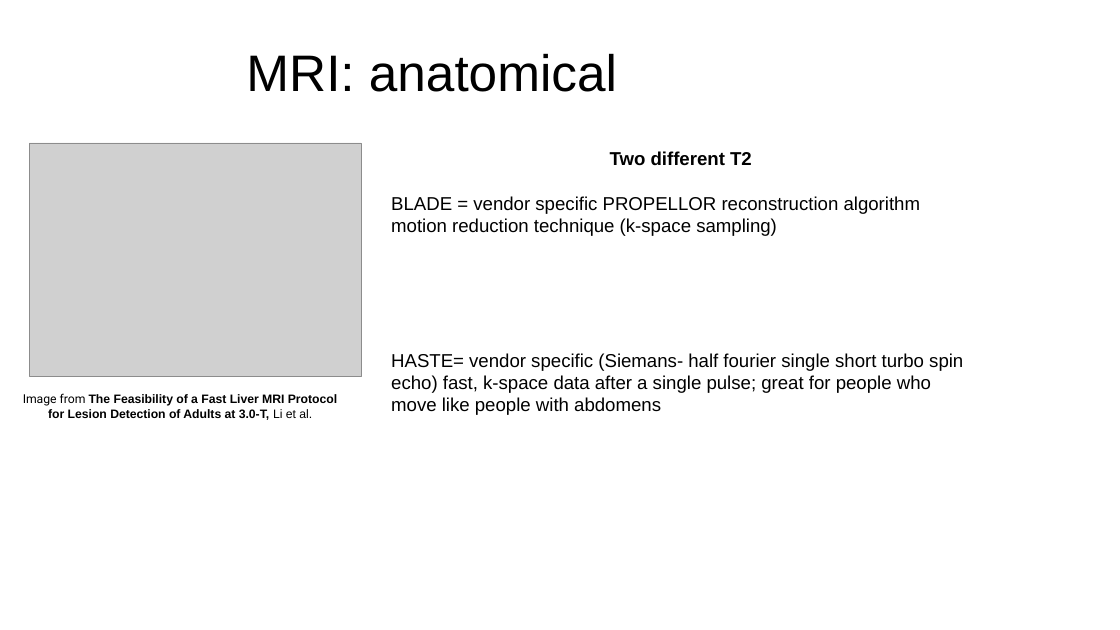
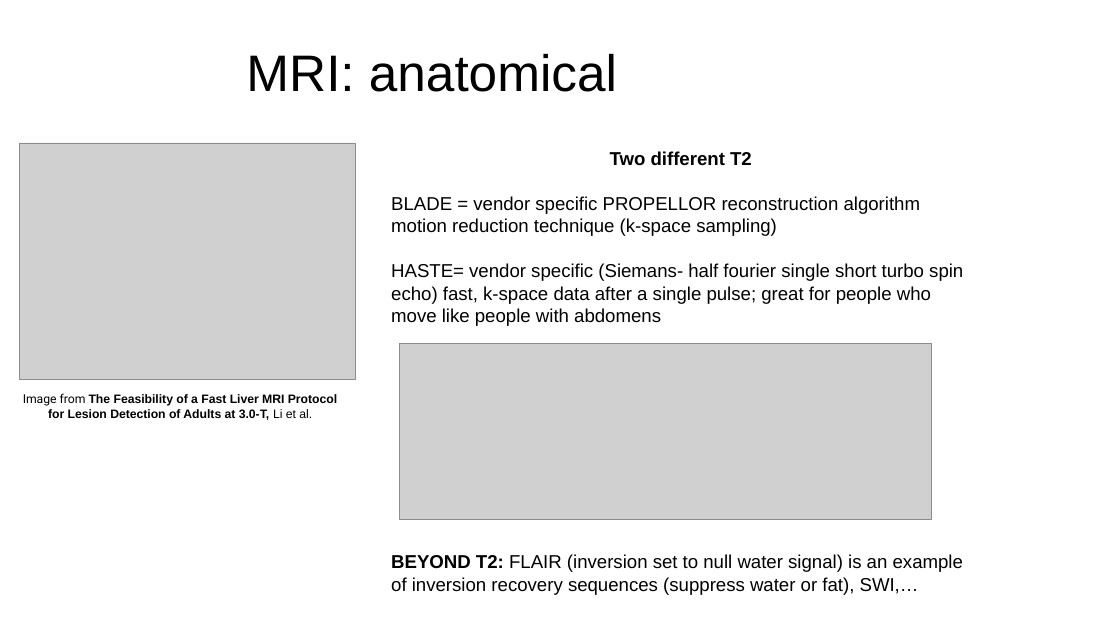
Before and after one commit to esciencecenter-digital-skills/medical-image-processing-materials, a slide deck: slide 7 of presentations/mri_lecture.pptx. Drawn at 1120x630 pixels with LibreOffice and Linux fonts; fonts in the diff are those of the drawing; grey boxes stand for pictures; background and template pictures are left out. Boxes give left, top, right and bottom in pixels: in the first picture for what was removed or moved away, otherwise in the second. Text is boxed around its words. In the diff, an @@ line names an element or a change of style, - is before the commit and + after.

```diff
--- a/presentations/mri_lecture.pptx
+++ b/presentations/mri_lecture.pptx
@@ picture: place and size @@
-picture at bbox=[29, 143, 361, 376]
+picture at bbox=[19, 143, 355, 380]
@@ picture added at bbox=[400, 343, 932, 519] @@
@@ text at bbox=[391, 554, 963, 595]: paragraph added @@
+BEYOND T2: FLAIR (inversion set to null water signal) is an example of inversion recovery sequences (suppress water or fat), SWI,…
```
Also in this commit, not shown: 2 other slides changed.
